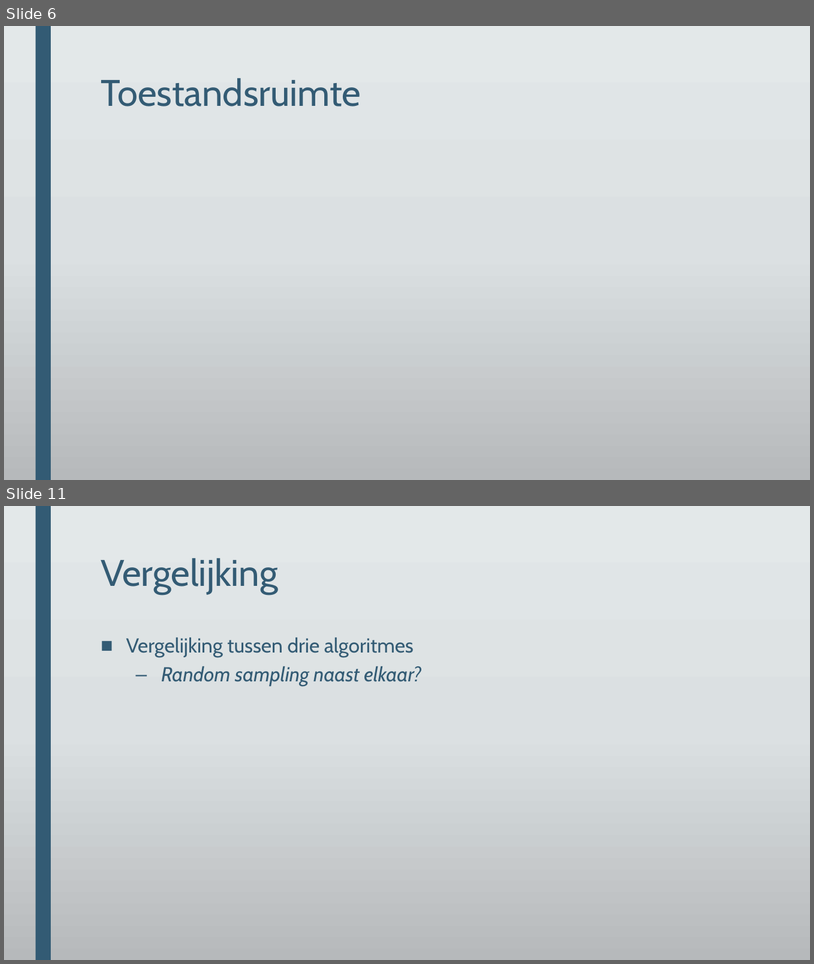
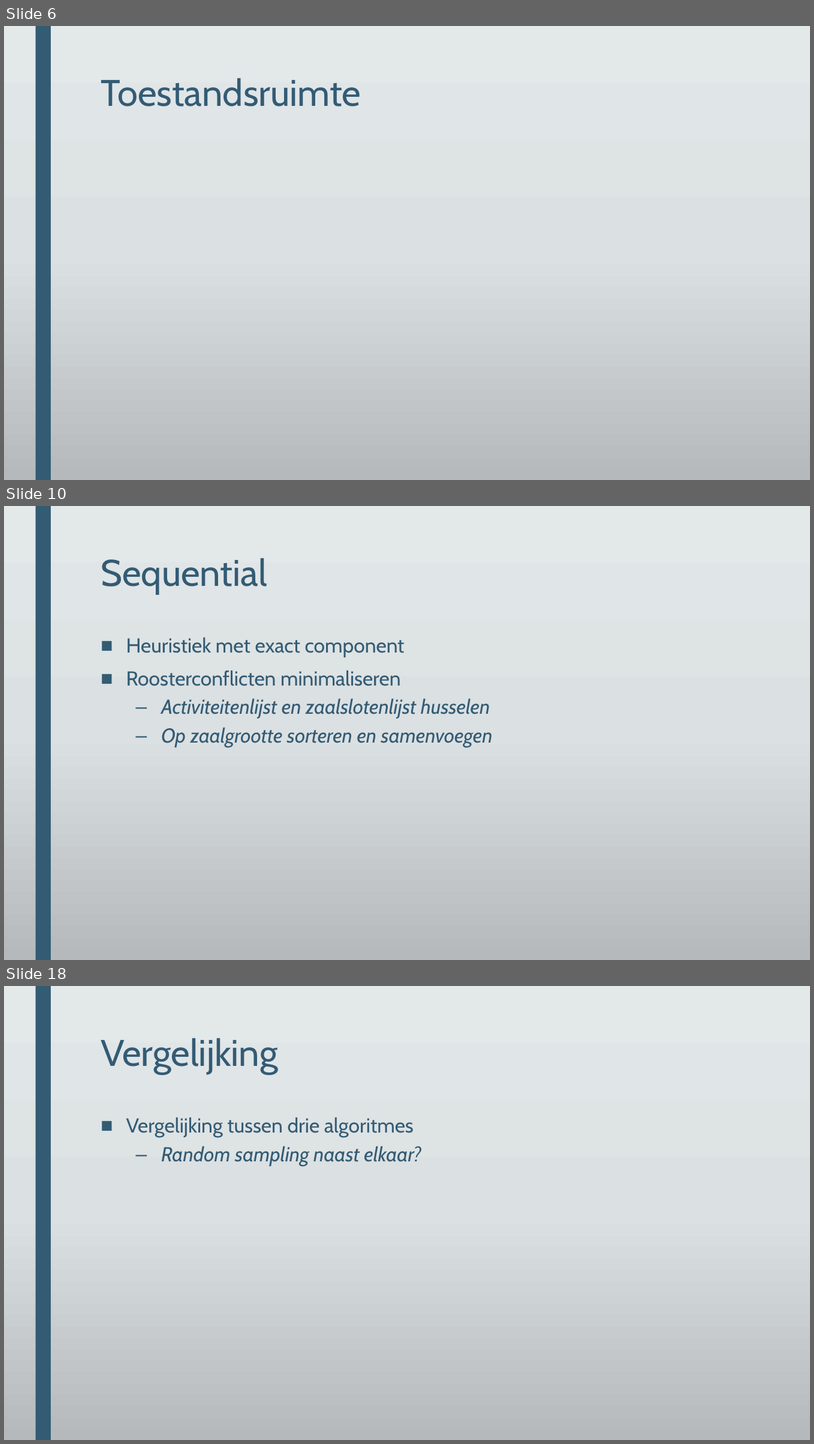
Before and after one commit to DeRoostermakers/Heuristieken, a slide deck: Presentaties/storyboard eindpresentatie.pptx. Shown one above the other, each under a label of ours: slides 6 and 11 before the commit, slides 6, 10 and 18 after it; the slides between them are not shown. The pictures are 814x964 and 814x1444 pixels, drawn with LibreOffice and Linux fonts; fonts in the diff are those of the drawing; grey boxes stand for pictures; background and template pictures are left out. Boxes give left, top, right and bottom in pixels: in the first picture for what was removed or moved away, otherwise in the second. Text is boxed around its words. In the diff, an @@ line names an element or a change of style, - is before the commit and + after.

```diff
--- a/Presentaties/storyboard eindpresentatie.pptx
+++ b/Presentaties/storyboard eindpresentatie.pptx
@@ slide 10 added at (4, 506, 810, 960), background gradient #E3E8EA to #DCE0E2 to #B6BABC; not listed: 1 template element that a slide beside it also shows @@
@@ title added at (101, 558, 267, 594), 44 pt, text #335B74 @@
+Sequential
@@ text added at (126, 637, 493, 747), 24 pt, text #335B74, italic @@
+■ Heuristiek met exact component
+■ Roosterconflicten minimaliseren
+  – Activiteitenlijst en zaalslotenlijst husselen
+  – Op zaalgrootte sorteren en samenvoegen
@@ what was slide 11 is now slide 18 @@
```
Also in this commit, not shown: 4 slides changed, 9 other slides added, 3 slides removed, 6 other files.
